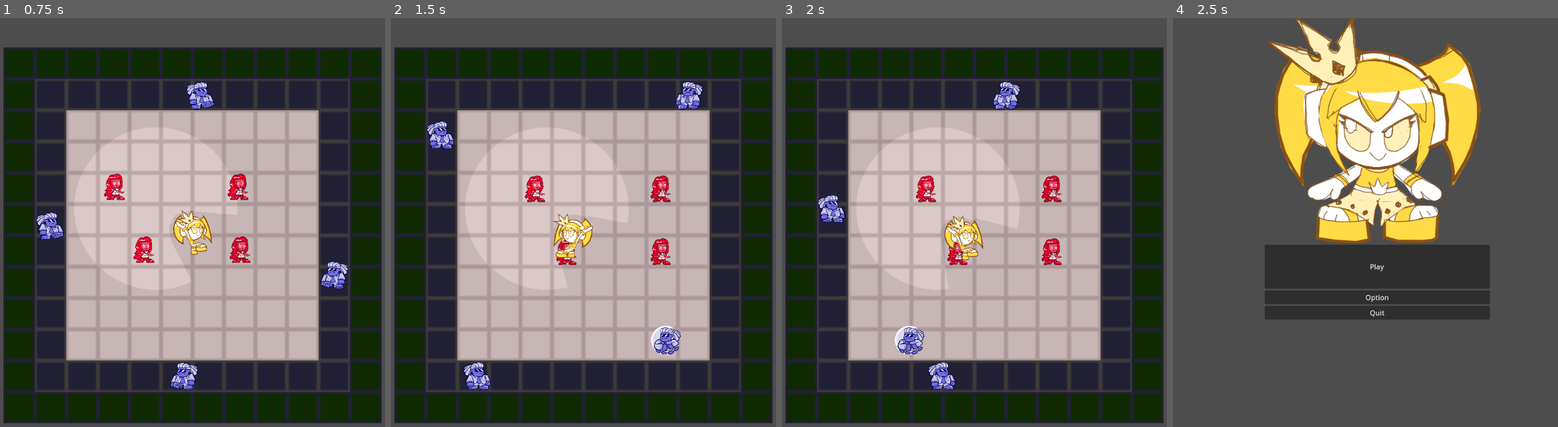
Above: before the commit, frames 1-4 (left to right).
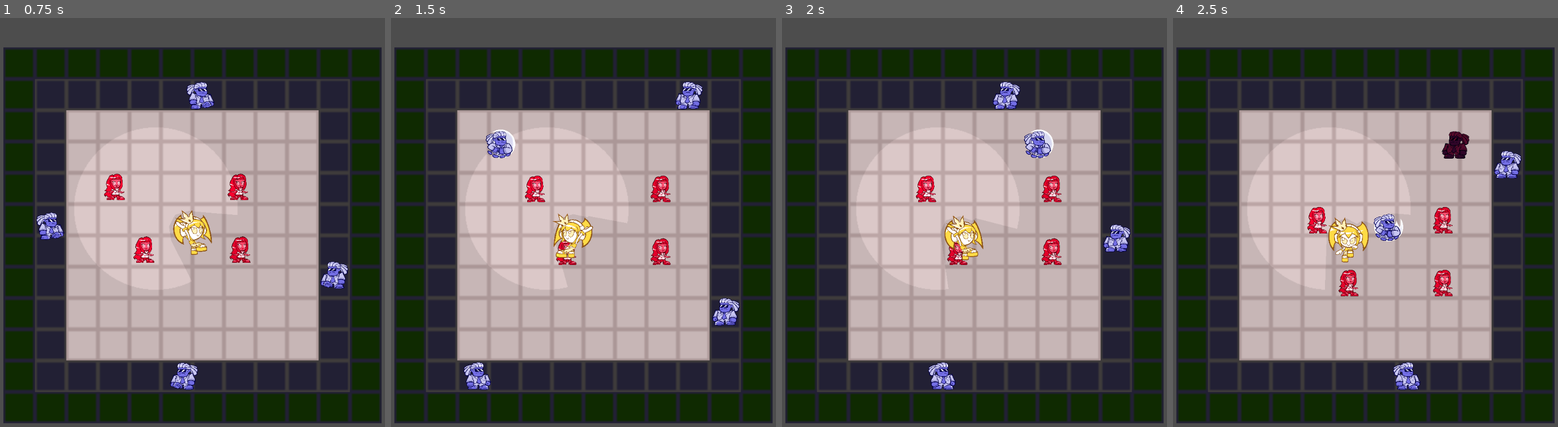
Above: after the commit, the same moments.

Repository: smarty-304/StandStandRev
Game: Godot game, scene res://Scenes/menu.tscn
The game is run twice, just before and just after one commit, with the same random seed, the same clock (stepped at 60 frames per second) and the same inputs.
Inputs:
- Up to frame 1 (0.75 s): click "Play" at 0.5 s
- Up to frame 2 (1.5 s): hold D (right) from 1.28 s (still down)
- Up to frame 3 (2 s): keep holding D (right)
- Up to frame 4 (2.5 s): release D (right) at 2.03 s; hold S (down) from 2.03 s (still down)

Frame 1 is identical in both runs. In frame 2, 1.5% of the frame differs, in the area x 9-91%, y 25-83%; in frame 3, 1.5%; in frame 4, 87%, in the area x 0-100%, y 0-100%.

Commit message:
Bully inverted controlls and shorter cooldown

Diff:
--- a/Scenes/bully.tscn
+++ b/Scenes/bully.tscn
@@ -143,6 +143,7 @@
 position = Vector2(-24, 103)
 collision_mask = 6
 script = ExtResource("1_yw1ys")
+cooldownSpeedFactor = 0.4
 
 [node name="CollisionShape2D" type="CollisionShape2D" parent="."]
 shape = SubResource("RectangleShape2D_qsycm")
--- /dev/null
+++ b/Scenes/light.gd
@@ -0,0 +1,16 @@
+extends PointLight2D
+@onready var level = $"../.."
+
+var lightTween: Tween
+
+
+# Called when the node enters the scene tree for the first time.
+func _ready():
+	lightTween = get_tree().create_tween()
+	lightTween.tween_property(self,"transform",level.danceTileLowX,10)
+
+
+
+# Called every frame. 'delta' is the elapsed time since the previous frame.
+func _process(delta):
+	pass
--- /dev/null
+++ b/Scenes/light.tscn
@@ -0,0 +1,14 @@
+[gd_scene load_steps=3 format=3 uid="uid://741oangkp2fb"]
+
+[ext_resource type="Texture2D" uid="uid://bxr5q60jjxut2" path="res://Sprites/circle.png" id="1_j0e2g"]
+[ext_resource type="Script" path="res://Scenes/light.gd" id="2_qd3n1"]
+
+[node name="Light" type="PointLight2D"]
+position = Vector2(28.913, 34.1122)
+scale = Vector2(0.147923, 0.147923)
+energy = 0.1
+shadow_enabled = true
+shadow_color = Color(0.339646, 0.146907, 0.585184, 0)
+texture = ExtResource("1_j0e2g")
+texture_scale = 2.29
+script = ExtResource("2_qd3n1")
--- a/Scenes/main.tscn
+++ b/Scenes/main.tscn
@@ -82,7 +82,6 @@
 
 [node name="BullyLeft" parent="Bullies" instance=ExtResource("5_65wrh")]
 position = Vector2(-23.928, 55.1815)
-scale = Vector2(1, 1)
 cooldownSpeedFactor = 0.5
 rushSpeedFactor = 2
 
@@ -98,7 +97,6 @@
 
 [node name="BullyUp" parent="Bullies" instance=ExtResource("5_65wrh")]
 position = Vector2(39.88, -24.0792)
-scale = Vector2(1, 1)
 cooldownSpeedFactor = 0.5
 rushSpeedFactor = 2
 horizontalMovement = true
@@ -117,7 +115,6 @@
 directionRegular = Vector2(-1, 0)
 
 [node name="Lights" type="Node2D" parent="."]
-scale = Vector2(1, 1)
 
 [node name="Light" type="PointLight2D" parent="Lights"]
 position = Vector2(28.913, 34.1122)
--- a/Scenes/queen.tscn
+++ b/Scenes/queen.tscn
@@ -1,9 +1,8 @@
-[gd_scene load_steps=16 format=3 uid="uid://dr1n0gdxqef55"]
+[gd_scene load_steps=15 format=3 uid="uid://dr1n0gdxqef55"]
 
 [ext_resource type="Script" path="res://Scripts/Queen.gd" id="1_fqe4u"]
 [ext_resource type="Texture2D" uid="uid://dha1ylj1o3f0s" path="res://Sprites/pirouette_sketch.png" id="2_5uly7"]
 [ext_resource type="Texture2D" uid="uid://uybmkx41n7lf" path="res://Sprites/pirouette_sheet.png" id="3_til3u"]
-[ext_resource type="PackedScene" uid="uid://bpk6e2cldvs4t" path="res://Scenes/trail.tscn" id="4_te2bw"]
 
 [sub_resource type="RectangleShape2D" id="RectangleShape2D_ubx10"]
 size = Vector2(5.33333, 6)
@@ -121,7 +120,4 @@
 [node name="LightOccluder2D" type="LightOccluder2D" parent="."]
 occluder = SubResource("OccluderPolygon2D_e76t3")
 
-[node name="Trail" parent="." instance=ExtResource("4_te2bw")]
-points = PackedVector2Array(-7, 1, 2, 2, 13, 10, 14, 1, 17, -7, -1, -17, -23, -7, -20, 13, 10, 31, 32, 22, 37, 3, 41, -20, 18, -30, -17, -33, -25, -30, -33, -25)
-
 [connection signal="body_entered" from="Area2D" to="." method="_on_area_2d_body_entered"]
--- a/Scripts/Bully.gd
+++ b/Scripts/Bully.gd
@@ -37,10 +37,10 @@
 
 func _process(_delta):
 	#Input
-	if (Input.is_action_just_pressed("left") and 	not( isRushing or isCoolDown)and (not horizontalMovement and lowSide)) or (
-		Input.is_action_just_pressed("right") and 	not( isRushing or isCoolDown)and (not horizontalMovement and not lowSide)) or (
-		Input.is_action_just_pressed("up") and 		not( isRushing or isCoolDown)and (horizontalMovement and lowSide)) or (
-		Input.is_action_just_pressed("down") and 	not( isRushing or isCoolDown)and (horizontalMovement and not lowSide)):
+	if (Input.is_action_just_pressed("right") and 	not( isRushing or isCoolDown)and (not horizontalMovement and lowSide)) or (
+		Input.is_action_just_pressed("left") and 	not( isRushing or isCoolDown)and (not horizontalMovement and not lowSide)) or (
+		Input.is_action_just_pressed("down") and 		not( isRushing or isCoolDown)and (horizontalMovement and lowSide)) or (
+		Input.is_action_just_pressed("up") and 	not( isRushing or isCoolDown)and (horizontalMovement and not lowSide)):
 		isRushing = true
 		collision_shape_2d.disabled = false
 		speed = rushSpeed
Not shown: 2 places in Scenes/trail.tscn that only renumber resources
